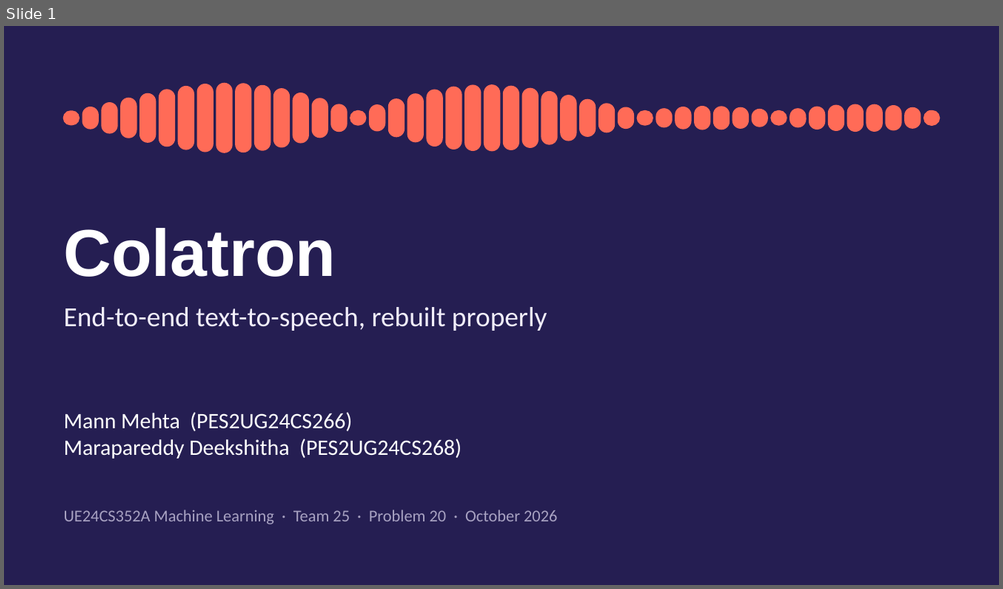
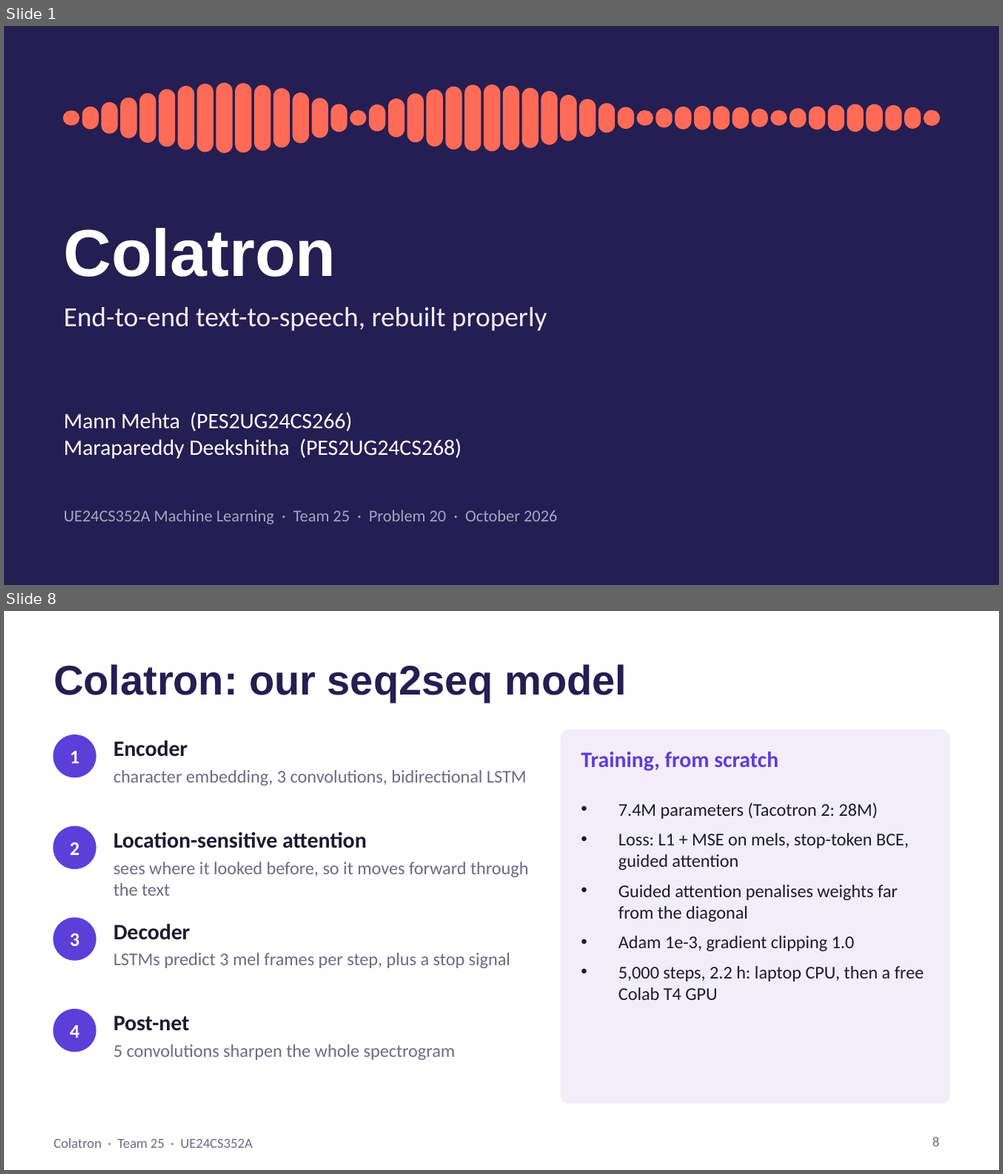
Before and after one commit to Mann0801/colatron-tts, a slide deck: report/Colatron_Slides.pptx. Shown one above the other, each under a label of ours: slide 1 before the commit, slides 1 and 8 after it; the slides between them are not shown. The pictures are 1003x589 and 1003x1174 pixels, drawn with LibreOffice and Linux fonts; fonts in the diff are those of the drawing. Boxes give left, top, right and bottom in pixels: in the first picture for what was removed or moved away, otherwise in the second. Text is boxed around its words. In the diff, an @@ line names an element or a change of style, - is before the commit and + after.

Commit message:
Add Colatron: seq2seq TTS with attention trained from scratch, intelligibility eval, final results
Colatron (src/models/colatron.py) is a Tacotron-style model with location-sensitive
attention, reduction factor 3 and a guided attention loss, trained from scratch on all
13,100 LJ Speech clips (step 5,000, 2.2 h: laptop CPU then a Colab T4 GPU).
eval/intelligibility.py scores every system with a wav2vec 2.0 recogniser: Colatron +
HiFi-GAN reaches 25% WER vs 100% for the no-attention baseline and 16% for the
pretrained Tacotron 2 reference. README, demo, slides and write-up updated.

```diff
--- a/report/Colatron_Slides.pptx
+++ b/report/Colatron_Slides.pptx
@@ slide 8 added at (x1=4, y1=611, x2=999, y2=1170), background #FFFFFF @@
@@ title added at (x1=54, y1=664, x2=626, y2=701), 30 pt, text #251E52, bold @@
+Colatron: our seq2seq model
@@ ellipse added at (x1=54, y1=735, x2=96, y2=777), fill #5B3FD9, outline #5B3FD9 1 pt @@
@@ text added at (x1=114, y1=741, x2=188, y2=757), 16 pt, text #1C1A2E, bold @@
+Encoder
@@ rounded rectangle added at (x1=561, y1=730, x2=949, y2=1103), fill #F1EEFA, outline #F1EEFA 1 pt @@
@@ text added at (x1=70, y1=751, x2=79, y2=763), 14 pt, text #FFFFFF, bold @@
+1
@@ text added at (x1=580, y1=752, x2=924, y2=1000), 13 pt, text #1C1A2E @@
+Training, from scratch
+• 7.4M parameters (Tacotron 2: 28M)
+• Loss: L1 + MSE on mels, stop-token BCE, guided attention
+• Guided attention penalises weights far from the diagonal
+• Adam 1e-3, gradient clipping 1.0
+• 5,000 steps, 2.2 h: laptop CPU, then a free Colab T4 GPU
@@ text added at (x1=114, y1=770, x2=526, y2=786), 13 pt, text #6E6A85 @@
+character embedding, 3 convolutions, bidirectional LSTM
@@ ellipse added at (x1=54, y1=827, x2=96, y2=869), fill #5B3FD9, outline #5B3FD9 1 pt @@
@@ text added at (x1=114, y1=832, x2=367, y2=849), 16 pt, text #1C1A2E, bold @@
+Location-sensitive attention
@@ text added at (x1=70, y1=843, x2=79, y2=855), 14 pt, text #FFFFFF, bold @@
+2
@@ text added at (x1=114, y1=862, x2=528, y2=896), 13 pt, text #6E6A85 @@
+sees where it looked before, so it moves forward through the text
@@ ellipse added at (x1=54, y1=918, x2=96, y2=960), fill #5B3FD9, outline #5B3FD9 1 pt @@
@@ text added at (x1=70, y1=934, x2=79, y2=946), 14 pt, text #FFFFFF, bold @@
+3
@@ text added at (x1=114, y1=924, x2=190, y2=940), 16 pt, text #1C1A2E, bold @@
+Decoder
@@ text added at (x1=114, y1=953, x2=510, y2=968), 13 pt, text #6E6A85 @@
+LSTMs predict 3 mel frames per step, plus a stop signal
@@ ellipse added at (x1=54, y1=1010, x2=96, y2=1051), fill #5B3FD9, outline #5B3FD9 1 pt @@
@@ text added at (x1=70, y1=1025, x2=79, y2=1038), 14 pt, text #FFFFFF, bold @@
+4
@@ text added at (x1=114, y1=1016, x2=190, y2=1031), 16 pt, text #1C1A2E, bold @@
+Post-net
@@ text added at (x1=114, y1=1045, x2=455, y2=1060), 13 pt, text #6E6A85 @@
+5 convolutions sharpen the whole spectrogram
@@ text added at (x1=54, y1=1139, x2=252, y2=1148), 10 pt, text #6E6A85 @@
+Colatron · Team 25 · UE24CS352A
@@ page number added at (x1=932, y1=1137, x2=939, y2=1147), 10 pt, text #6E6A85 @@
+8
```
Also in this commit, not shown: 9 slides changed, 3 other slides added, 3 slides removed, 40 other files.
